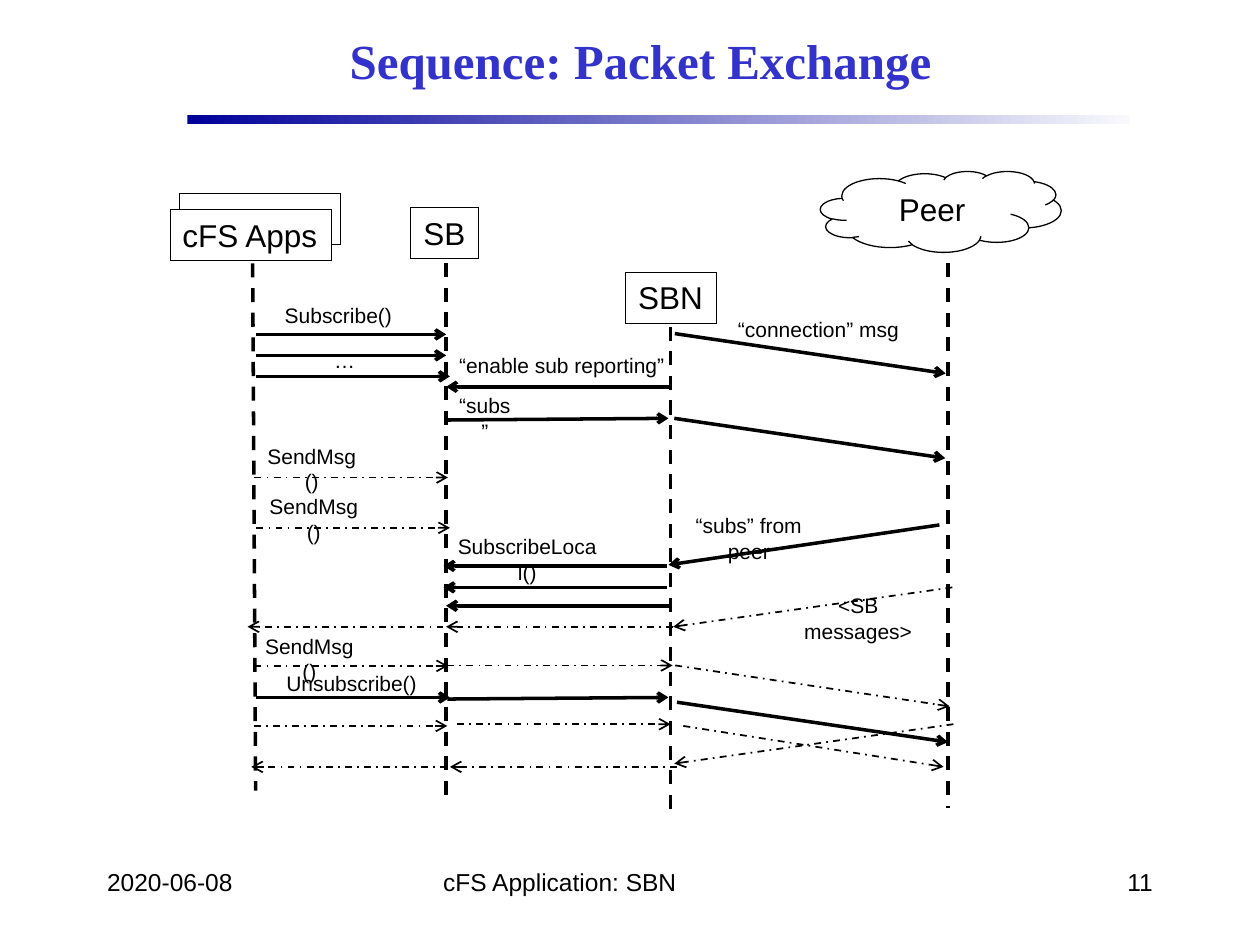
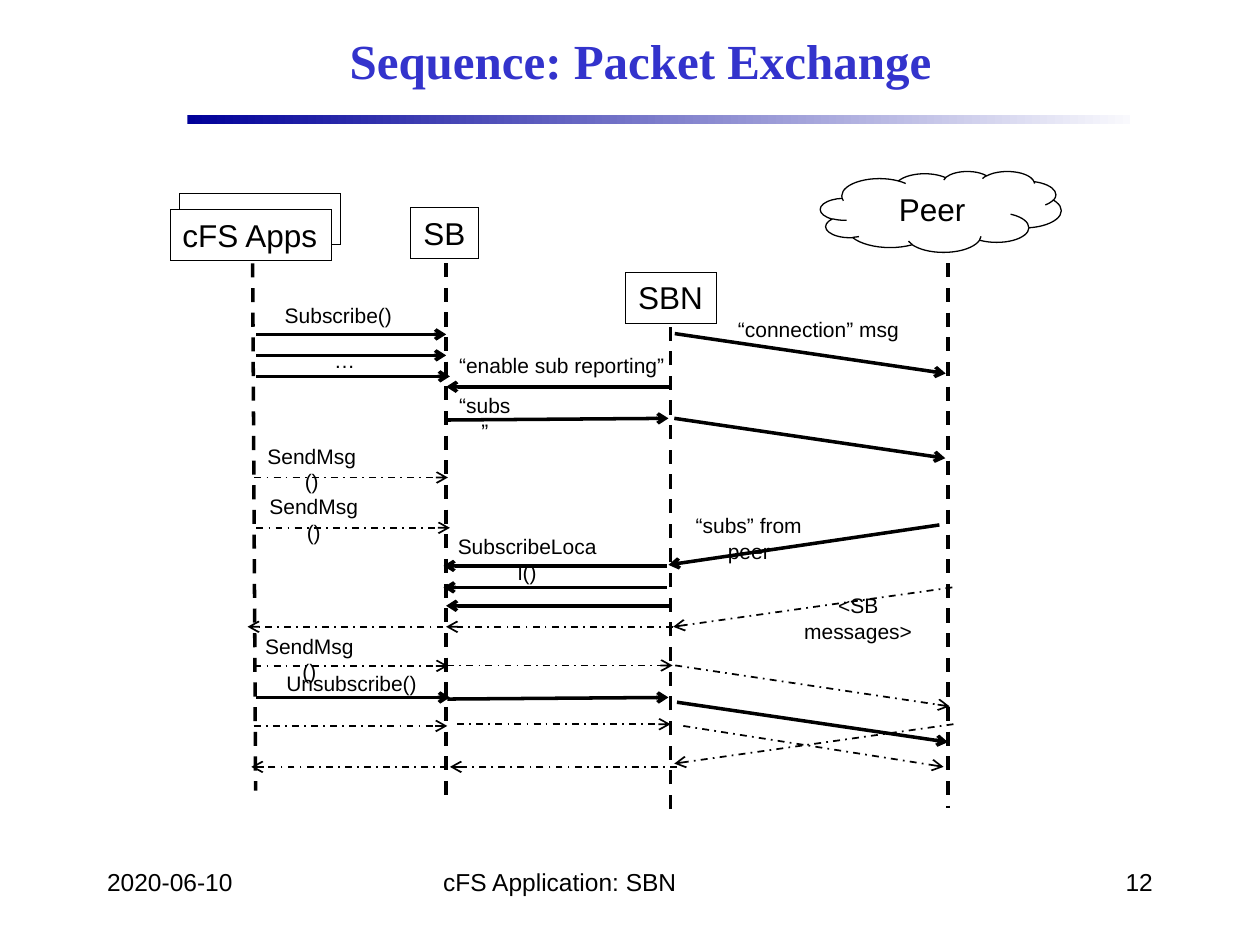
Before and after one commit to nasa/SBN, a slide deck: slide 12 of doc/SBN_Design.pptx (slide 11 before the commit). Drawn at 1260x945 pixels with LibreOffice and Linux fonts; fonts in the diff are those of the drawing; background and template pictures are left out. Boxes give left, top, right and bottom in pixels: in the first picture for what was removed or moved away, otherwise in the second. Text is boxed around its words. In the diff, an @@ line names an element or a change of style, - is before the commit and + after.

```diff
--- a/doc/SBN_Design.pptx
+++ b/doc/SBN_Design.pptx
@@ text at bbox=[107, 874, 232, 892]: text changed @@
-2020-06-08
+2020-06-10
@@ page number at bbox=[1126, 874, 1153, 891]: text changed @@
-11
+12
```
Also in this commit, not shown: 19 other slides changed, 1 slide added, 17 other files.
